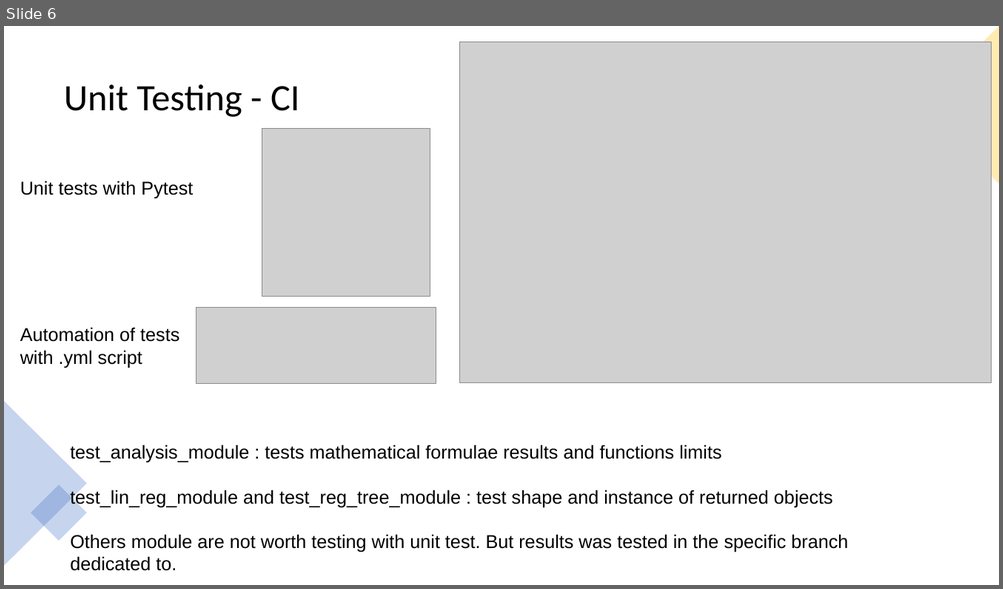
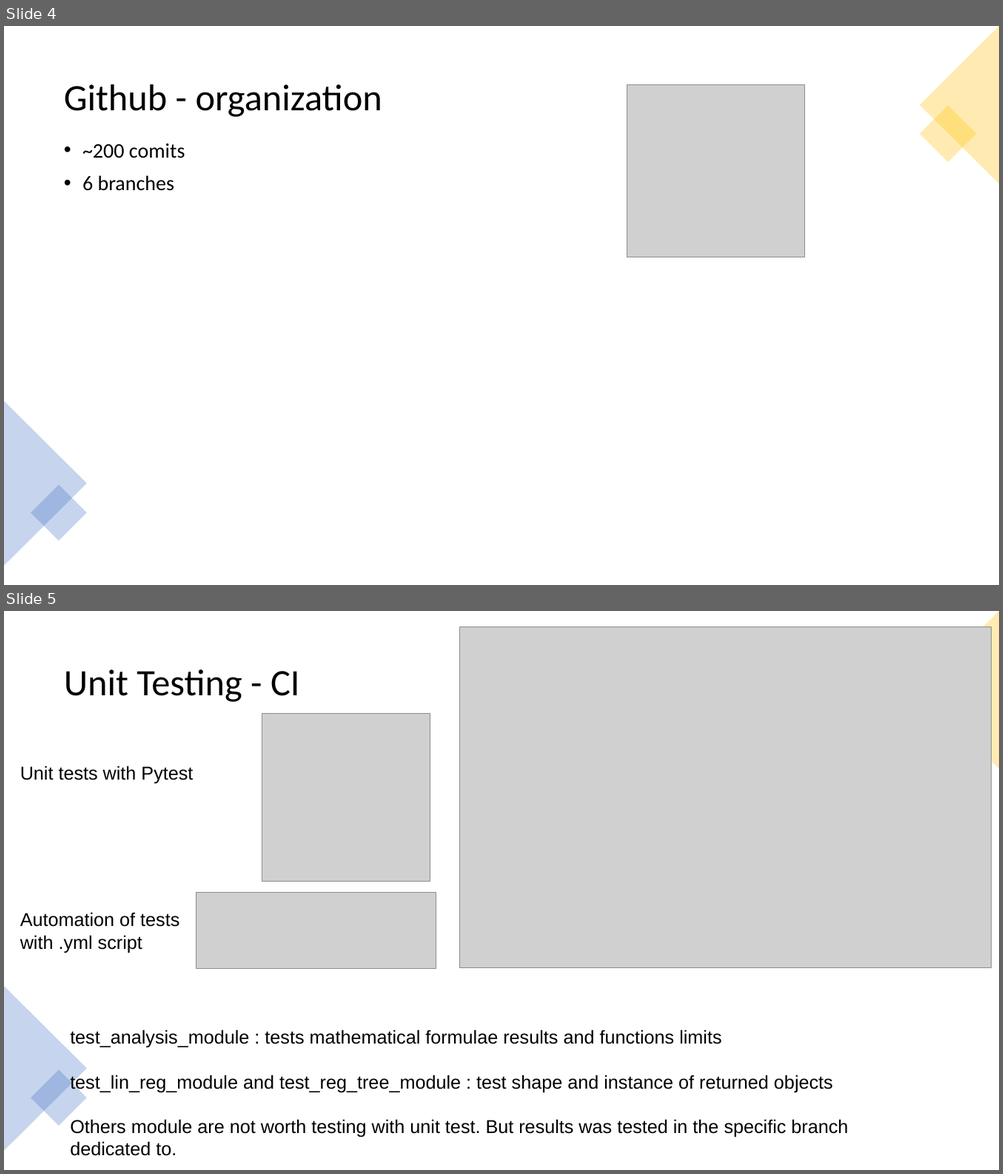
Before and after one commit to Laurasid/M05_Project, a slide deck: pres_full.pptx. Shown one above the other, each under a label of ours: slide 6 before the commit, slides 4 and 5 after it. The pictures are 1003x589 and 1003x1174 pixels, drawn with LibreOffice and Linux fonts; fonts in the diff are those of the drawing; grey boxes stand for pictures. Boxes give left, top, right and bottom in pixels: in the first picture for what was removed or moved away, otherwise in the second. Text is boxed around its words. In the diff, an @@ line names an element or a change of style, - is before the commit and + after.

```diff
--- a/pres_full.pptx
+++ b/pres_full.pptx
@@ slide 4 added at <box>4,26,999,585</box>, background #FFFFFF @@
@@ triangle added at <box>919,26,999,184</box>, fill #FFC000 at 30% opacity @@
@@ title added at <box>64,84,382,117</box>, 36 pt, text #000000 @@
+Github - organization
@@ picture added at <box>627,85,805,258</box> @@
@@ rectangle added at <box>919,106,976,163</box>, fill #FFC000 at 30% opacity @@
@@ text added at <box>82,143,185,191</box>, 20 pt, text #000000 @@
+• ~200 comits
+• 6 branches
@@ triangle added at <box>4,401,87,566</box>, fill #4472C4 at 30% opacity @@
@@ rectangle added at <box>31,485,87,541</box>, fill #4472C4 at 30% opacity @@
@@ what was slide 6 is now slide 5 @@
```
Also in this commit, not shown: 4 slides changed, 1 other slide added, 3 slides removed.
